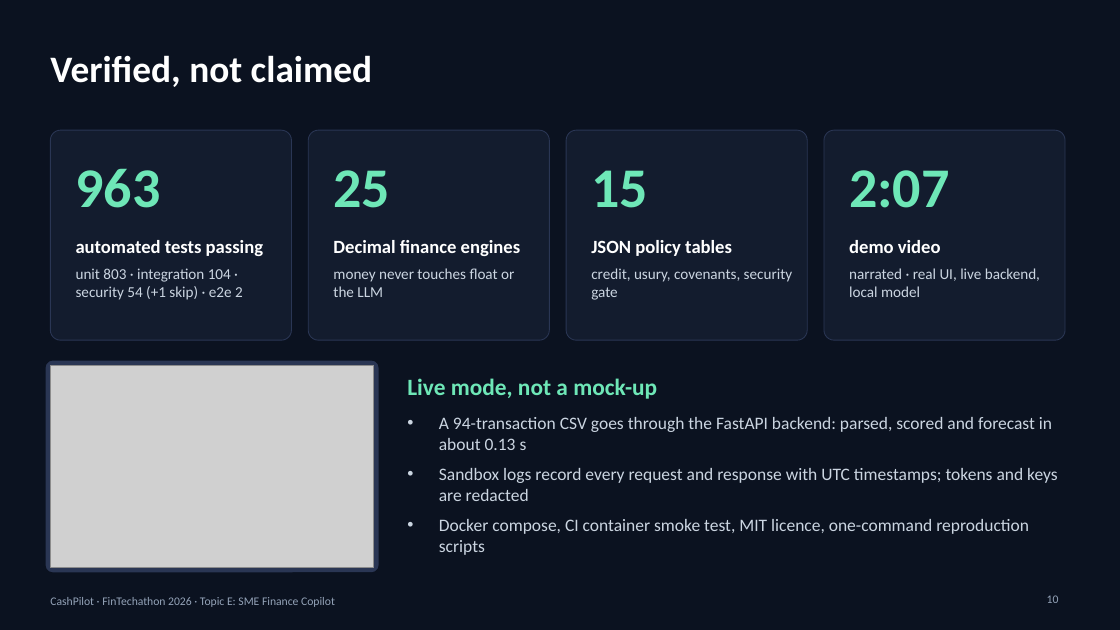
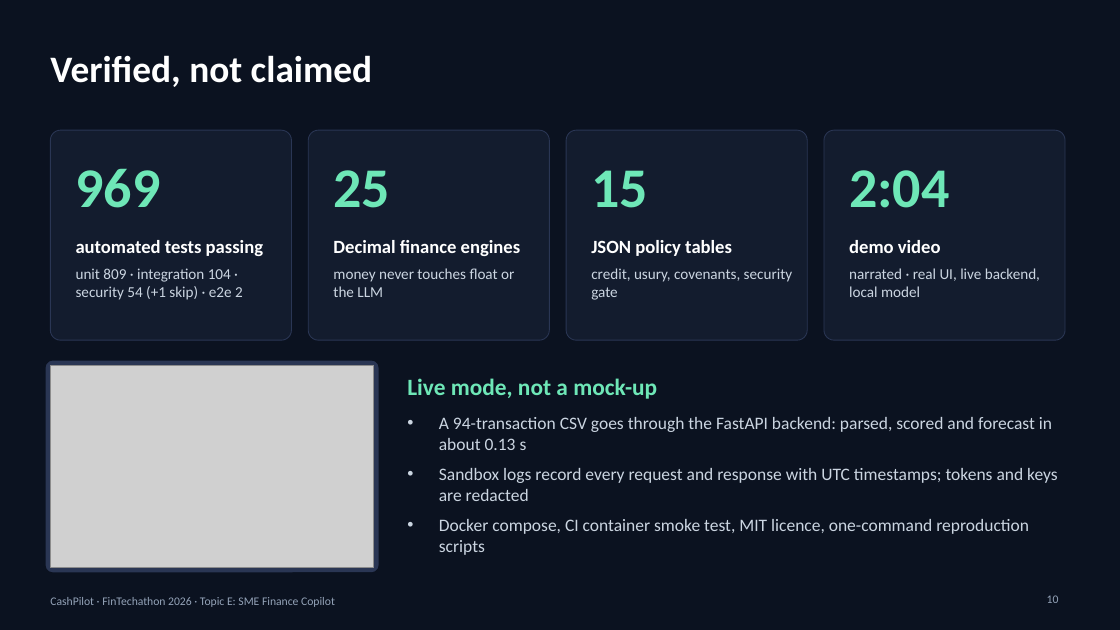
Before and after one commit to SamJU25/CashPilot, a slide deck: slide 10 of submission/02-presentation-deck/CashPilot_Presentation.pptx. Drawn at 1120x630 pixels with LibreOffice and Linux fonts; fonts in the diff are those of the drawing; grey boxes stand for pictures. Boxes give left, top, right and bottom in pixels: in the first picture for what was removed or moved away, otherwise in the second. Text is boxed around its words. In the diff, an @@ line names an element or a change of style, - is before the commit and + after.

```diff
--- a/submission/02-presentation-deck/CashPilot_Presentation.pptx
+++ b/submission/02-presentation-deck/CashPilot_Presentation.pptx
@@ text at (76, 168, 161, 208): text changed @@
-963
+969
@@ text at (849, 170, 949, 208): text changed @@
-2:07
+2:04
@@ text at (76, 268, 243, 300): text changed @@
-unit 803 · integration 104 · security 54 (+1 skip) · e2e 2
+unit 809 · integration 104 · security 54 (+1 skip) · e2e 2
```
Also in this commit, not shown: 2 other slides changed, 45 other files.
